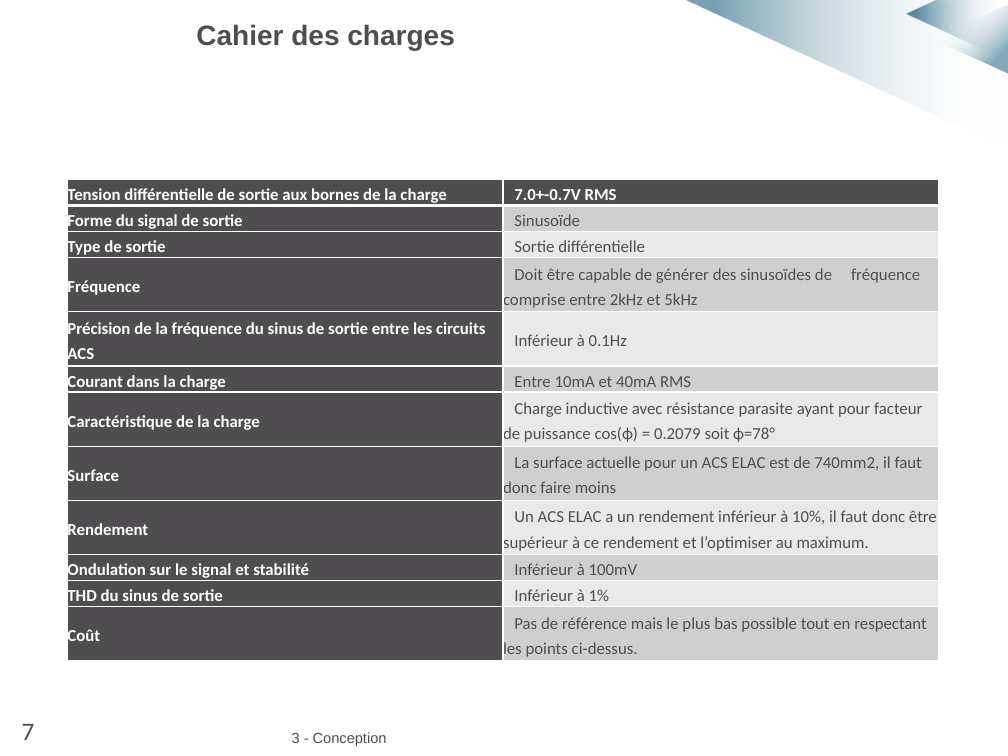
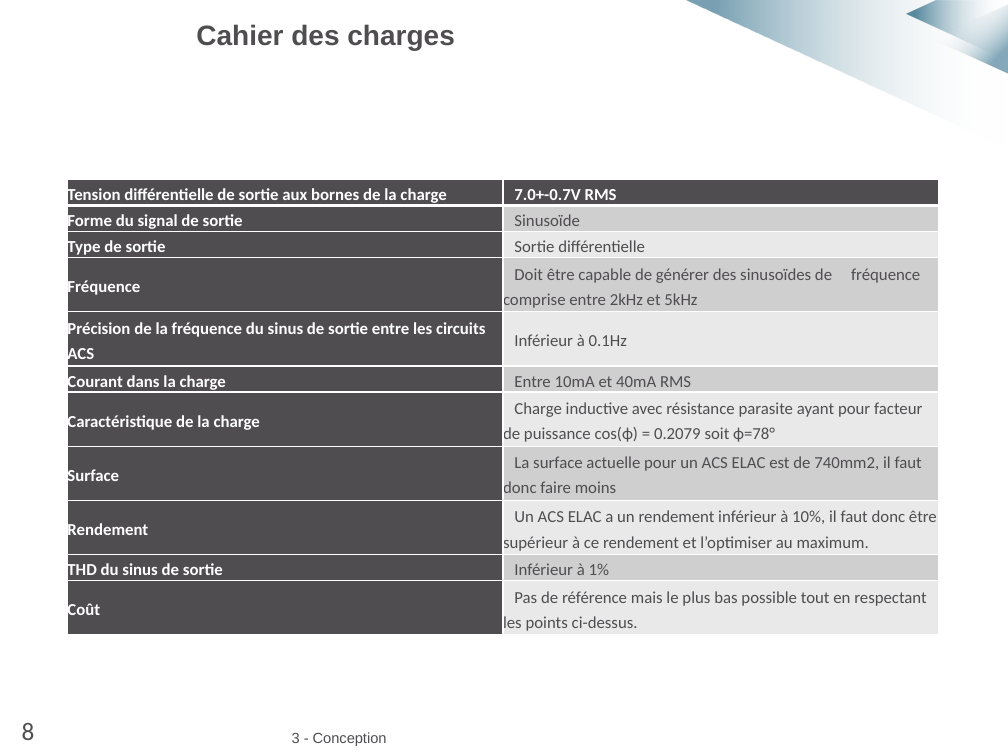
Before and after one commit to MarvynPannetier/ACSinternship, a slide deck: slide 9 of Diapo_soutenance_anim.pptx (slide 8 before the commit). Drawn at 1008x756 pixels with LibreOffice and Linux fonts; fonts in the diff are those of the drawing; background and template pictures are left out. Boxes give left, top, right and bottom in pixels: in the first picture for what was removed or moved away, otherwise in the second. Text is boxed around its words. In the diff, an @@ line names an element or a change of style, - is before the commit and + after.

```diff
--- a/Diapo_soutenance_anim.pptx
+++ b/Diapo_soutenance_anim.pptx
@@ table at (68,179,938,635) @@
-row 10: Ondulation sur le signal et stabilité | Inférieur à 100mV
@@ text at (22,723,35,740): text changed @@
-7
+8
```
Also in this commit, not shown: 15 other slides changed, 3 slides added, 1 slide removed, 1 other file.
